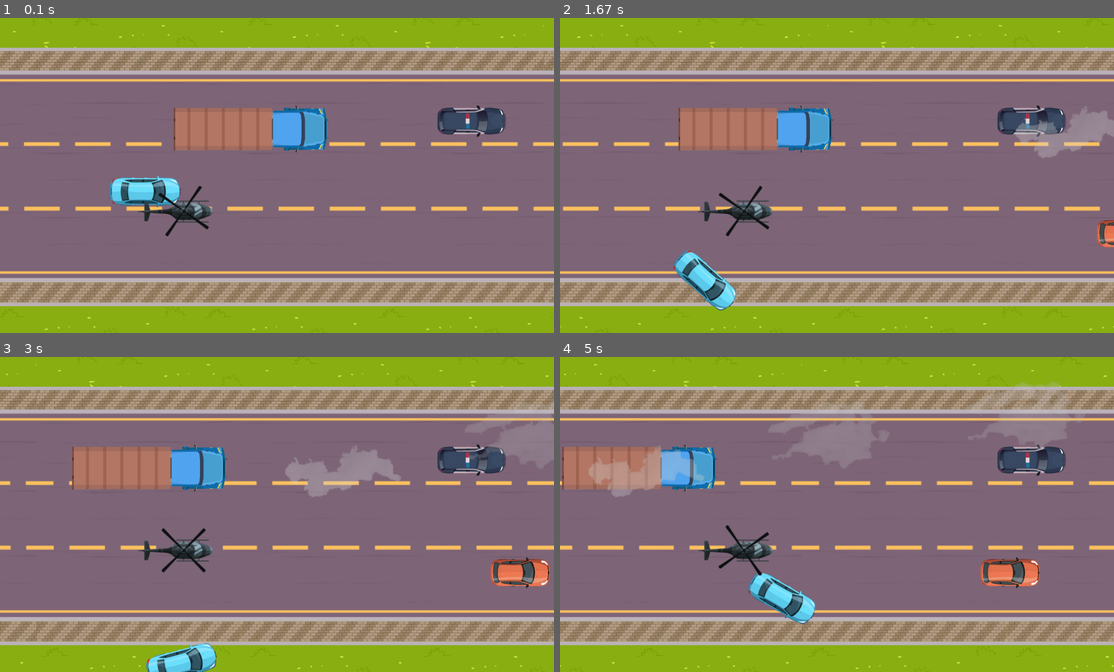
Above: before the commit, frames 1-4 (two rows, left to right).
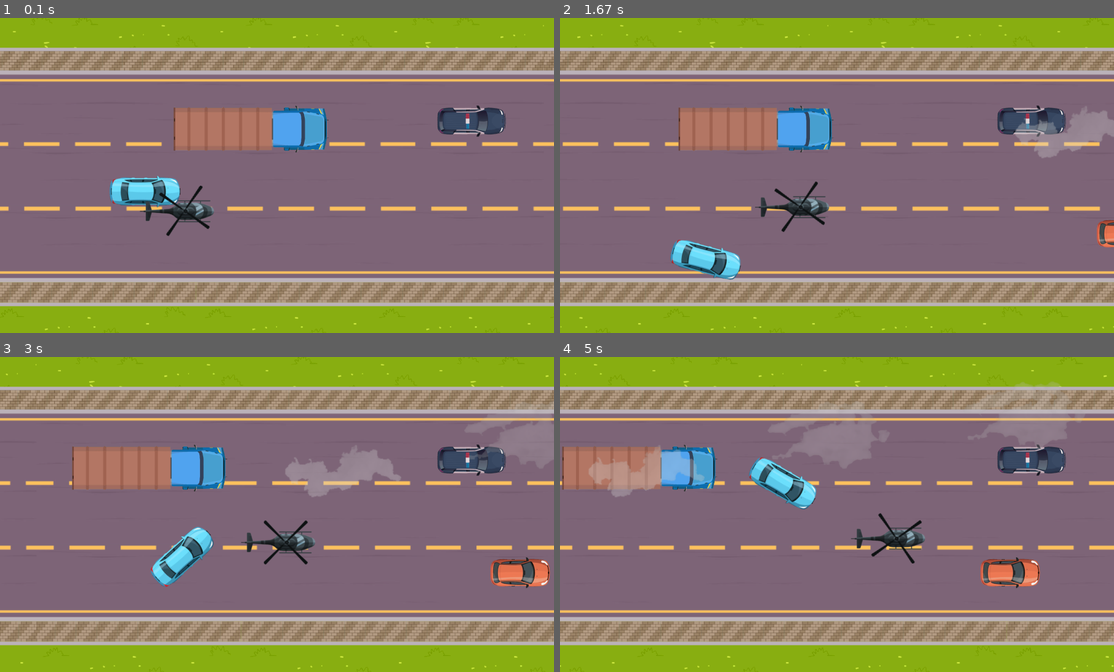
Above: after the commit, the same moments.

Repository: AdamJ77/highway-pygame
Game: pygame game, started from main_speeding.py
Two runs of this game, one before a commit and one after it. Both use one fixed random seed, a clock stepped at 60 frames per second and the inputs below.
Inputs:
- Up to frame 1 (0.1 s): no input
- Up to frame 2 (1.67 s): hold C 0.33-0.8 s; hold D 0.33-0.8 s; hold D 0.83-1.3 s; tap Space at 0.9, 1.2, 1.4 s; hold W 1.33-1.63 s
- Up to frame 3 (3 s): hold D 1.67-2.13 s; tap Space at 1.73, 2.03, 2.23, 2.53, 2.8 s; hold A 2.17-2.7 s; hold S from 2.73 s (still down)
- Up to frame 4 (5 s): release S at 3.03 s; hold A 3.07-3.47 s; tap Space at 3.13, 3.43, 3.57, 3.97, 4.27, 4.63 s; hold W 3.5-3.87 s; hold D 3.9-4.53 s; hold S 4.57-4.93 s; hold A from 4.97 s (still down)

The runs differ from the first frame. In frame 1, 0.3% of the frame differs, in the area x 25-39%, y 53-70%; in frame 2, 2.9%; in frame 3, 2.7%; in frame 4, 3.4%, in the area x 25-66%, y 31-85%.

Commit message:
Implemented chopper moving to destination & minor fixes

Diff:
--- a/class_player.py
+++ b/class_player.py
@@ -18,7 +18,7 @@
         self.height = PLAYER_HEIGHT
         self.brakes_light = False
         self.brake_model = BRAKE_LIGHTS
-        self.act_rect = self.get_rect()
+        # self.act_rect = self.get_rect()
 
 
     def get_rect(self):
--- a/classes_other.py
+++ b/classes_other.py
@@ -1,12 +1,13 @@
 import math
+import random
 from enum import Enum, auto
 
 import pygame as pg
 
-from config import (ANGLE_ROTATE, CHOPPER_STARTING_POINT,
+from config import (ANGLE_ROTATE, CHOPPER_SPEED, CHOPPER_STARTING_POINT,
                     FREQUENCY_OF_POLICE_LIGHTS, FRICTION_DECEL,
-                    MAX_ANGLE_TRAFFIC_CHANGE_LINE, MAX_SPEED_PLAYER,
-                    POLICE_CAR_HEIGHT, POLICE_CAR_IMAGE,
+                    MARGIN_OF_ERROR, MAX_ANGLE_TRAFFIC_CHANGE_LINE,
+                    MAX_SPEED_PLAYER, POLICE_CAR_HEIGHT, POLICE_CAR_IMAGE,
                     POLICE_CAR_IMAGE_LIGHTS_B, POLICE_CAR_IMAGE_LIGHTS_R,
                     POLICE_CAR_WIDTH, POLICE_CHOPPER_HEIGHT,
                     POLICE_CHOPPER_IMAGE, POLICE_CHOPPER_WIDTH, SCROLL_SPEED,
@@ -206,8 +207,9 @@
         self.model = POLICE_CHOPPER_IMAGE
         self.height = POLICE_CHOPPER_HEIGHT
         self.width = POLICE_CHOPPER_WIDTH
-        # self.x_turbine = 100
-        # self.y_turbine = 100
+        self.isMoving = False
+        self.destination = None
+
         self.turbine_model = TURBINE_IMAGE
         self.turbine_image = self.turbine_model
         self.turbine_height = TURBINE_HEIGHT
@@ -217,13 +219,16 @@
         self.turbine_rect = self.turbine_image.get_rect()
         self.turbine_rect.center = self.turbine_center_point()
 
+    def get_chopper_rect(self):
+        return pg.Rect(self.x, self.y, self.width, self.height)
+
     def turbine_center_point(self) -> tuple[float]:
         return (self.x + self.width / 2 + 15, self.y + self.height / 2 )
 
     def rotate_turbine(self):
         self.turbine_image = pg.transform.rotate(self.turbine_model, self.turbine_rotation)
         self.turbine_rotation += TURBINE_SPEED % 360  # Value will reapeat after 359. This prevents angle to overflow.
-        x, y = self.turbine_rect.center  # Save its current center.
+        x, y = self.turbine_center_point() # Save its current center.
         self.turbine_rect = self.turbine_image.get_rect()  # Replace old rect with new rect.
         self.turbine_rect.center = (x, y)  # Put the new rect's center at old center.
 
@@ -243,7 +248,31 @@
     def y(self, new_y):
         self._y = new_y
 
-
+    def moveToDestination(self):
+        self.x += CHOPPER_SPEED * cos_x(self.destination, (self.x, self.y))
+        self.y += CHOPPER_SPEED * cos_y(self.destination, (self.x, self.y))
+
+    def onDestination(self) -> bool:
+        if distance((self.x, self.y), self.destination) < MARGIN_OF_ERROR:
+            return True
+        else:
+            return False
+
+
+def distance(point1, point2) -> float:
+    return math.sqrt(((point1[0] - point2[0]) ** 2) + ((point1[1] - point2[1]) ** 2))
+
+def x_dist(point1_x: int, point2_x: int) -> int:
+    return point1_x - point2_x
+
+def y_dist(point1_y: int, point2_y: int) -> int:
+    return point1_y - point2_y
+
+def cos_x(point1: tuple[int], point2: tuple[int]) -> float:
+    return x_dist(point1[0], point2[0]) / distance(point1, point2)
+
+def cos_y(point1: tuple[int], point2: tuple[int]) -> float:
+    return y_dist(point1[1], point2[1]) / distance(point1, point2)
 
 
 class Cloud(pg.sprite.Sprite):
--- a/collisions.py
+++ b/collisions.py
@@ -1,7 +1,10 @@
+import random
+
 import numpy as np
 import pygame as pg
 
 from class_player import Player
+from classes_other import Chopper
 
 # PHYSICS COLLISIONs
 
@@ -16,17 +19,18 @@
 
 # CHECK TRAFFIC COLLISION
 def check_collision_cars(
-    player: Player,
+    player_rect: pg.Rect,
     traffic_cars: np.array
     ) -> bool:
     """
     Check if player's rect collided with other car's rect
     """
-    rect_player = player.act_rect
+    # rect_player = player.get_rect()
     for car in traffic_cars:
         rect_car = car.get_rect()
-        if rect_player.colliderect(rect_car):
-            check_side_collision(rect_player, rect_car, player)
+        if player_rect.colliderect(rect_car):
+            # check_side_collision(player_rect, rect_car, player)
+            pass
     return
 
 
@@ -58,16 +62,16 @@
 
 
 def check_boundaries_collision(
-    player: Player,
+    player_rect: pg.Rect,
     upper: pg.Rect,
     lower: pg.Rect
     ):
     """Return True if player collided with upper or lower boundary"""
 
-    if check_collision_with_player(player.act_rect, upper):
+    if check_collision_with_player(player_rect, upper):
         # print("upper")
         return upper
-    elif check_collision_with_player(player.act_rect, lower):
+    elif check_collision_with_player(player_rect, lower):
         # print("lower")
         return lower
     else:
@@ -79,11 +83,20 @@
     player: Player,
     traffic_cars: np.array,
     upper: pg.Rect,
-    lower: pg.Rect
+    lower: pg.Rect,
+    chopper: Chopper
     )-> None:
-    is_collision = check_boundaries_collision(player, upper, lower)
-    # print(is_collision)
-    if is_collision:
+    player_rect = player.get_rect()
+    if is_collision:= check_boundaries_collision(player_rect, upper, lower):
         boundary = "upper" if is_collision is upper else "lower"
         player.rotate_back(boundary)
     # check_collision_cars(player, traffic_cars)
+
+
+    if check_collision_with_player(player_rect, chopper.get_chopper_rect()) and not chopper.isMoving:
+        chopper.isMoving = True
+        # rand_x = random.randint(1, 2)
+        # rand_y = random.randint(1, 2)
+        rand_x = 1000
+        rand_y = 500
+        chopper.destination = (rand_x, rand_y)
--- a/config.py
+++ b/config.py
@@ -99,6 +99,8 @@
 POLICE_CHOPPER_WIDTH = POLICE_CHOPPER_IMAGE.get_width()
 POLICE_CHOPPER_HEIGHT = POLICE_CHOPPER_IMAGE.get_height()
 CHOPPER_STARTING_POINT = WIDTH//4, HEIGHT//2
+CHOPPER_SPEED = 3
+MARGIN_OF_ERROR = 2
 
 TURBINE_IMAGE = pg.transform.rotate(pg.image.load("images/turbine2.png"), -90)
 TURBINE_HEIGHT, TURBINE_WIDTH = TURBINE_IMAGE.get_height(), TURBINE_IMAGE.get_width()
--- /dev/null
+++ b/game.py
@@ -0,0 +1,2 @@
+class GameState:
+    pass
--- a/main_speeding.py
+++ b/main_speeding.py
@@ -6,7 +6,7 @@
 import pygame as pg
 
 from class_player import Player
-from classes_other import Chopper, Cloud, Game, Police, Truck
+from classes_other import Chopper, Cloud, Game, Police, Truck, distance
 from collisions import collisions
 from config import (AREA_SURFACE, CLOUD_DENSITY, HIGHWAY_IMAGE_WIDTH,
                     NUM_OF_TRAFFIC, PROBABILITY_OF_SPAWN,
@@ -42,6 +42,8 @@
         player.brakes_light = False
     if keys_pressed[pg.K_SPACE]:
         player.constant_speed()
+    if keys_pressed[pg.K_c]:
+        WIN.fill(pg.Color(0,0,0,0))
     if keys_pressed[pg.K_p]:
         pass
 
@@ -219,10 +221,17 @@
         traffic_cars, clouds = update_screen(player, traffic_cars, police_car, chopper, clouds)
 
         # CHECK IF PLAYER COLLIDED WITH BOUNDARY OR CAR
-        collisions(player, traffic_cars, upper_b, lower_b)
+        collisions(player, traffic_cars, upper_b, lower_b, chopper)
 
         # CHOPPER TURBINES TEST
         chopper.rotate_turbine()
+
+        # CHOPPER MOVING TEST
+        print(chopper.isMoving, distance((chopper.x, chopper.y), chopper.destination))
+        if chopper.isMoving:
+            chopper.moveToDestination()
+            if chopper.onDestination():
+                chopper.isMoving = False
 
         # CLOUD TESTING
         clouds = spawn_clouds(PROBABILITY_OF_SPAWN_CLOUD, CLOUD_DENSITY, clouds)
--- a/utils.py
+++ b/utils.py
@@ -58,7 +58,7 @@
 
 def create_boundaries() -> tuple[pg.Rect]:
     upper = pg.Rect(0, 0, WIDTH, DRIVING_AREA_SIZE[0] + 25)
-    lower = pg.Rect(0, DRIVING_AREA_SIZE[1], WIDTH, 100)
+    lower = pg.Rect(0, DRIVING_AREA_SIZE[1] - 35, WIDTH, 100)
     return (upper, lower)
 
 
Not shown, added: .gitignore
